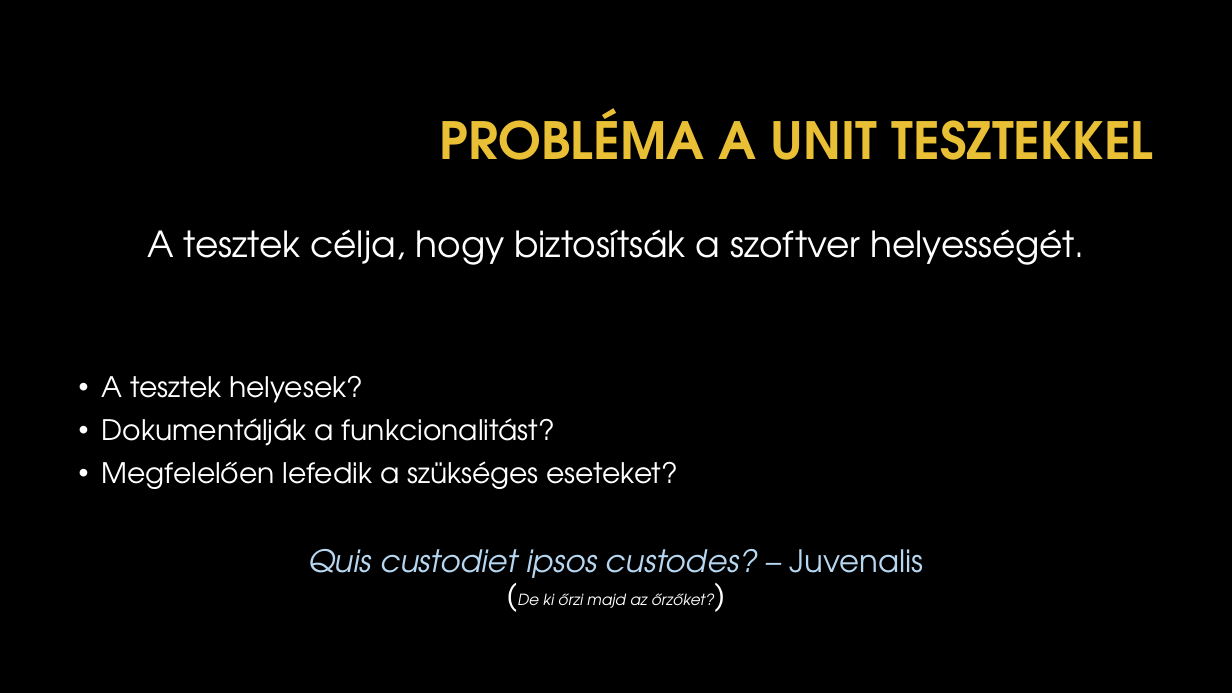
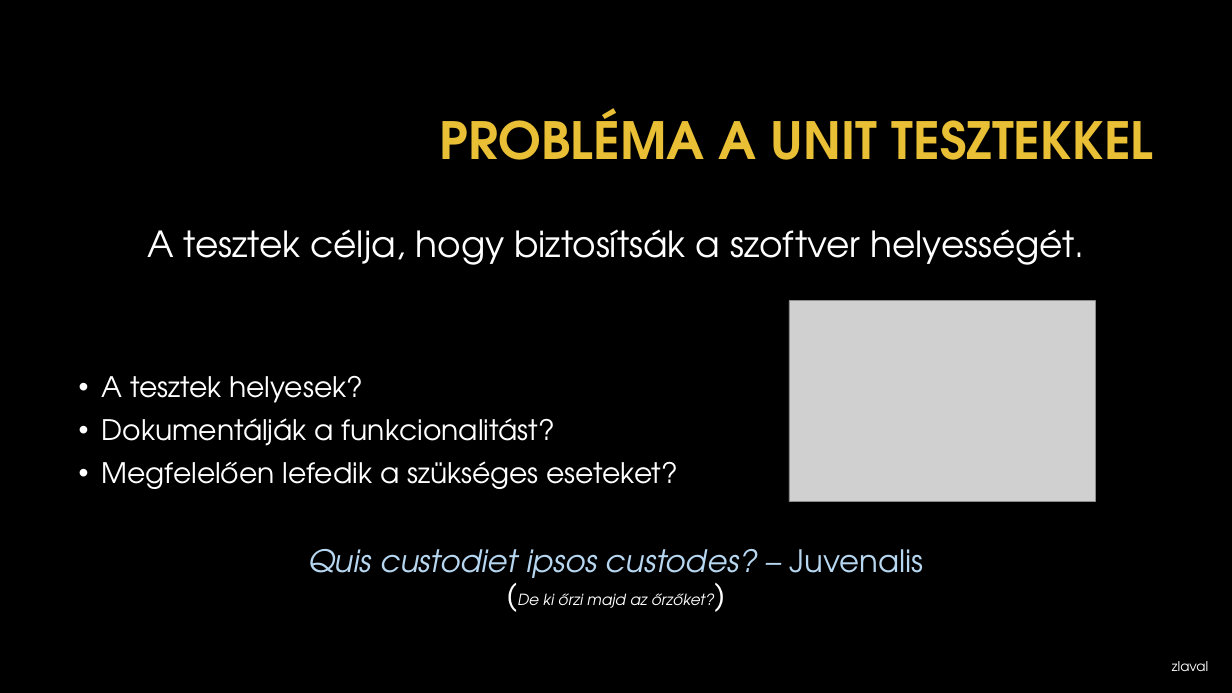
Before and after one commit to zlaval/mutation-test-presentation, a slide deck: slide 2 of doc/presentation-mutation.pptx. Drawn at 1232x693 pixels with LibreOffice and Linux fonts; fonts in the diff are those of the drawing; grey boxes stand for pictures; background and template pictures are left out. Boxes give left, top, right and bottom in pixels: in the first picture for what was removed or moved away, otherwise in the second. Text is boxed around its words. In the diff, an @@ line names an element or a change of style, - is before the commit and + after.

```diff
--- a/doc/presentation-mutation.pptx
+++ b/doc/presentation-mutation.pptx
@@ picture added at (789,301,1095,502) @@
@@ text added at (1172,661,1208,671), 10.5 pt, text #FFFFFF @@
+zlaval
```
Also in this commit, not shown: 8 other slides changed, 2 slides added, 1 slide removed.
